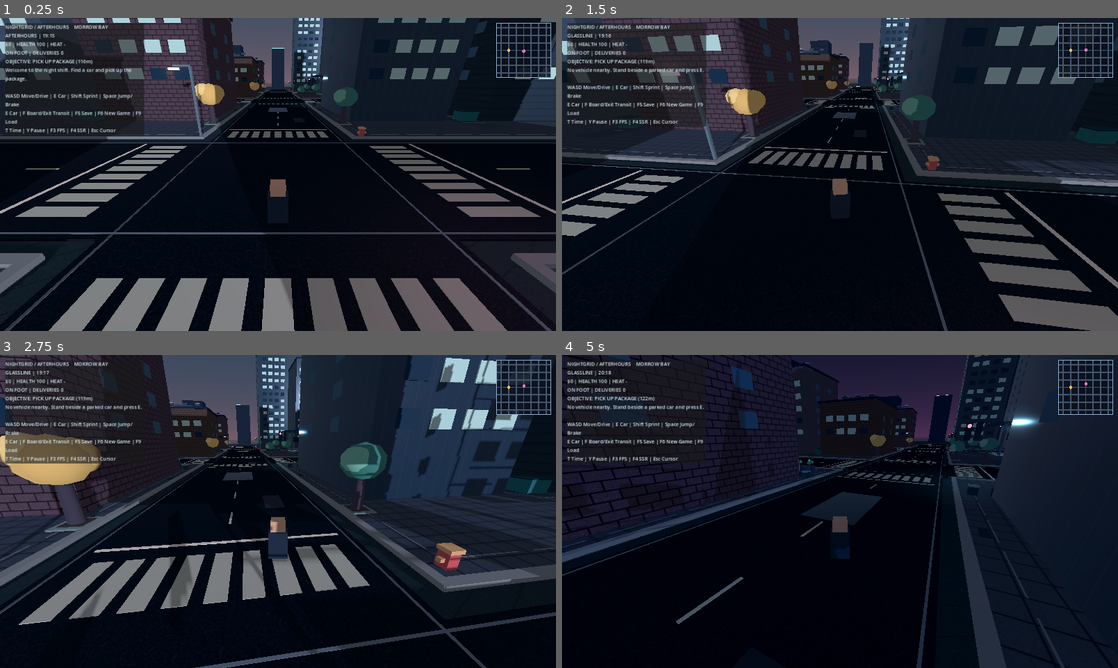
Above: before the commit, frames 1-4 (two rows, left to right).
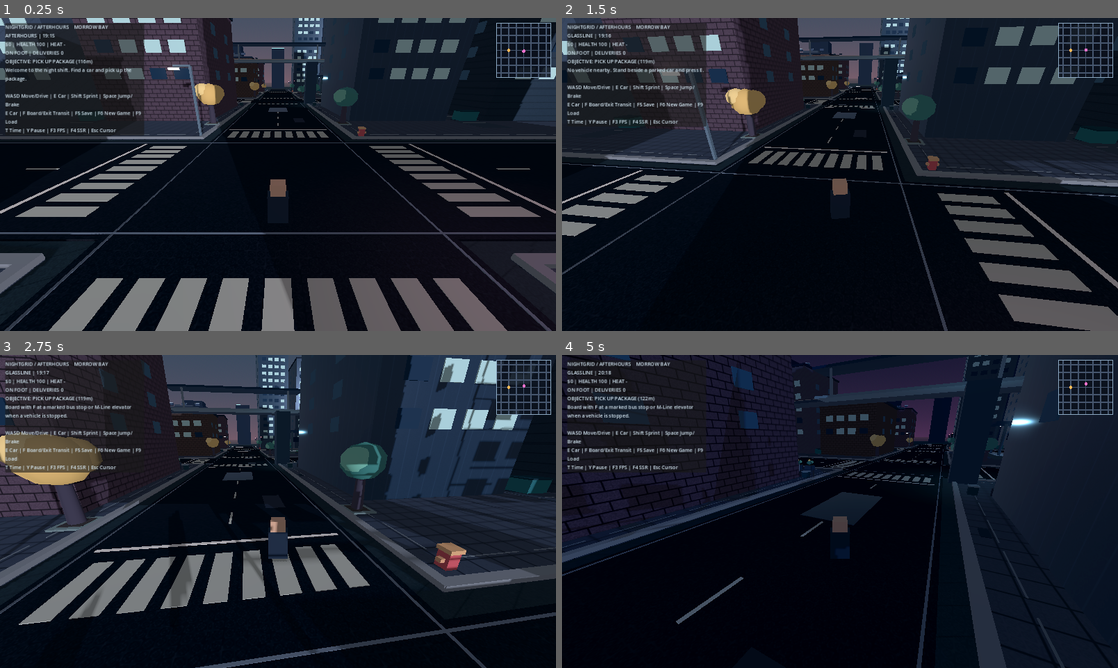
Above: after the commit, the same moments.

Repository: ProhibitedTV/NightGrid-Afterhours
Game: Godot game, scene res://scenes/main.tscn
Two runs of this game, one before a commit and one after it. Both use one fixed random seed, a clock stepped at 60 frames per second and the inputs below.
Inputs (mouse positions are in pixels of both pictures, inside the frame that each line leads up to):
- Up to frame 1 (0.25 s): no input
- Up to frame 2 (1.5 s): tap Enter at 0.5 s; move the mouse to (867, 174) at 0.52 s; hold Shift 0.53-1.28 s; hold W from 0.53 s (still down); tap Space at 0.77 s; move the mouse to (812, 174) at 1.27 s; tap E at 1.35 s
- Up to frame 3 (2.75 s): keep holding W; tap Space at 1.52 s; move the mouse to (289, 505) at 2.02 s; tap F at 2.1 s
- Up to frame 4 (5 s): keep holding W; move the mouse to (834, 517) at 2.77 s; tap T at 2.85 s; tap Space at 3.02, 3.77, 4.52 s; move the mouse to (878, 514) at 3.52 s; tap Y at 3.6 s; move the mouse to (795, 508) at 4.27 s; tap Shift at 4.35 s

The runs differ from the first frame. In frame 1, 0.5% of the frame differs, in the area x 41-59%, y 7-28%; in frame 2, 0.7%; in frame 3, 2.9%, in the area x 0-54%, y 9-38%; in frame 4, 2.8%.
Error before the commit: Parse Error: Cannot infer the type of "x" variable because the value doesn't have a set type. (res://scripts/rail_system.gd:115)

Commit message:
fix(rail): explicitly type carriage window coordinates for Godot 4.3

Diff:
--- a/scripts/rail_system.gd
+++ b/scripts/rail_system.gd
@@ -112,7 +112,7 @@
 		_box(Vector3(carriage, -0.15, -1.67), Vector3(8.4, 1.0, 0.11), Color("284e65"), false, train)
 		_box(Vector3(carriage, -0.98, -1.72), Vector3(9.1, 0.22, 0.12), Color("52c7c9"), true, train)
 		for window in range(4):
-			var x := carriage - 3.2 + float(window) * 2.05
+			var x: float = float(carriage) - 3.2 + float(window) * 2.05
 			_box(Vector3(x, 0.28, -1.73), Vector3(1.24, 0.83, 0.07), Color("77b5c4"), false, train)
 	_box(Vector3(10.1, 0.25, 0.0), Vector3(0.22, 0.75, 2.15), Color("c5e8a9"), true, train)
 
